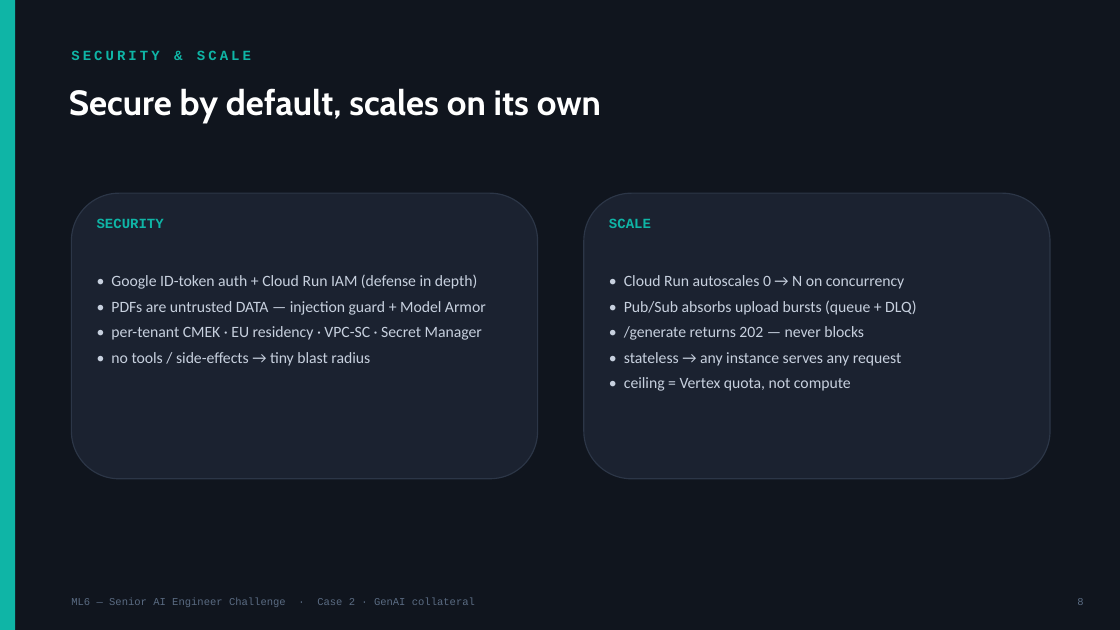
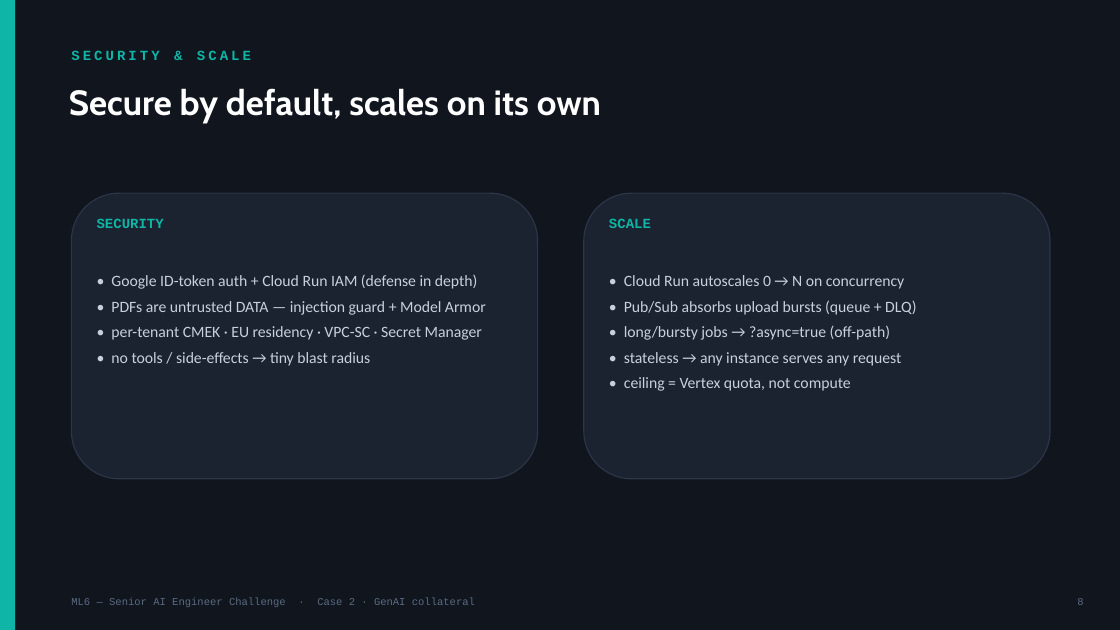
Before and after one commit to yashgpt2894/genai-marketing-collateral, a slide deck: slide 8 of Case2_GenAI_Collateral.pptx. Drawn at 1120x630 pixels with LibreOffice and Linux fonts; fonts in the diff are those of the drawing. Boxes give left, top, right and bottom in pixels: in the first picture for what was removed or moved away, otherwise in the second. Text is boxed around its words. In the diff, an @@ line names an element or a change of style, - is before the commit and + after.

Commit message:
Match the brief's two-endpoint contract: sync /generate + drop custom-template CRUD
- POST /generate is now synchronous: returns the ArticleJSON (200), the brief's contract (one POST to upload, one POST to generate -> JSON). ?async=true keeps the 202 + poll path for long/bursty jobs; GET /generate/{pair}/{job} is optional. Idempotency-Key reuses the same result.
- Removed custom-template CRUD (GET/POST/PUT/DELETE /templates) + store methods; the 4 built-in layouts remain (selected via template_id), UI lists them statically.
- UI uses the sync response (no polling); deploy.sh --timeout 600 for the blocking model call.
- Synced README, ARCHITECTURE, openapi.json, Postman (trimmed to the brief flow); deck updated to the sync contract. 47 tests passing.

```diff
--- a/Case2_GenAI_Collateral.pptx
+++ b/Case2_GenAI_Collateral.pptx
@@ text at (624, 325, 890, 340): text changed @@
-• /generate returns 202 — never blocks
+• long/bursty jobs → ?async=true (off-path)
```
Also in this commit, not shown: 4 other slides changed, 1 slide added, 15 other files.
